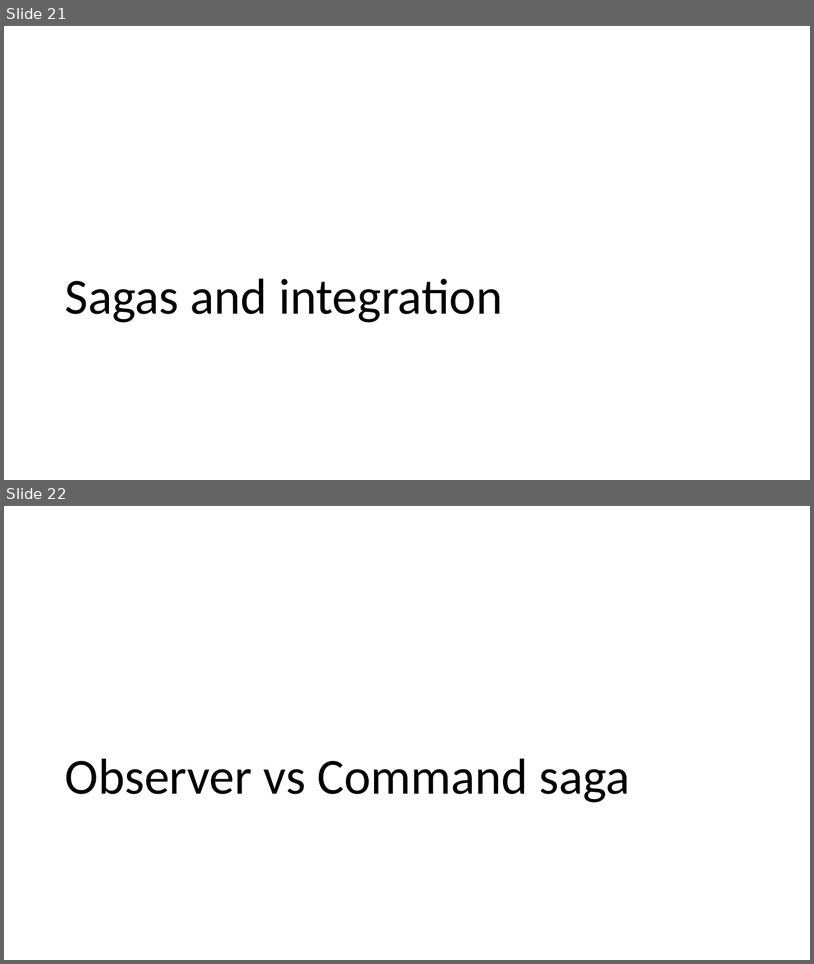
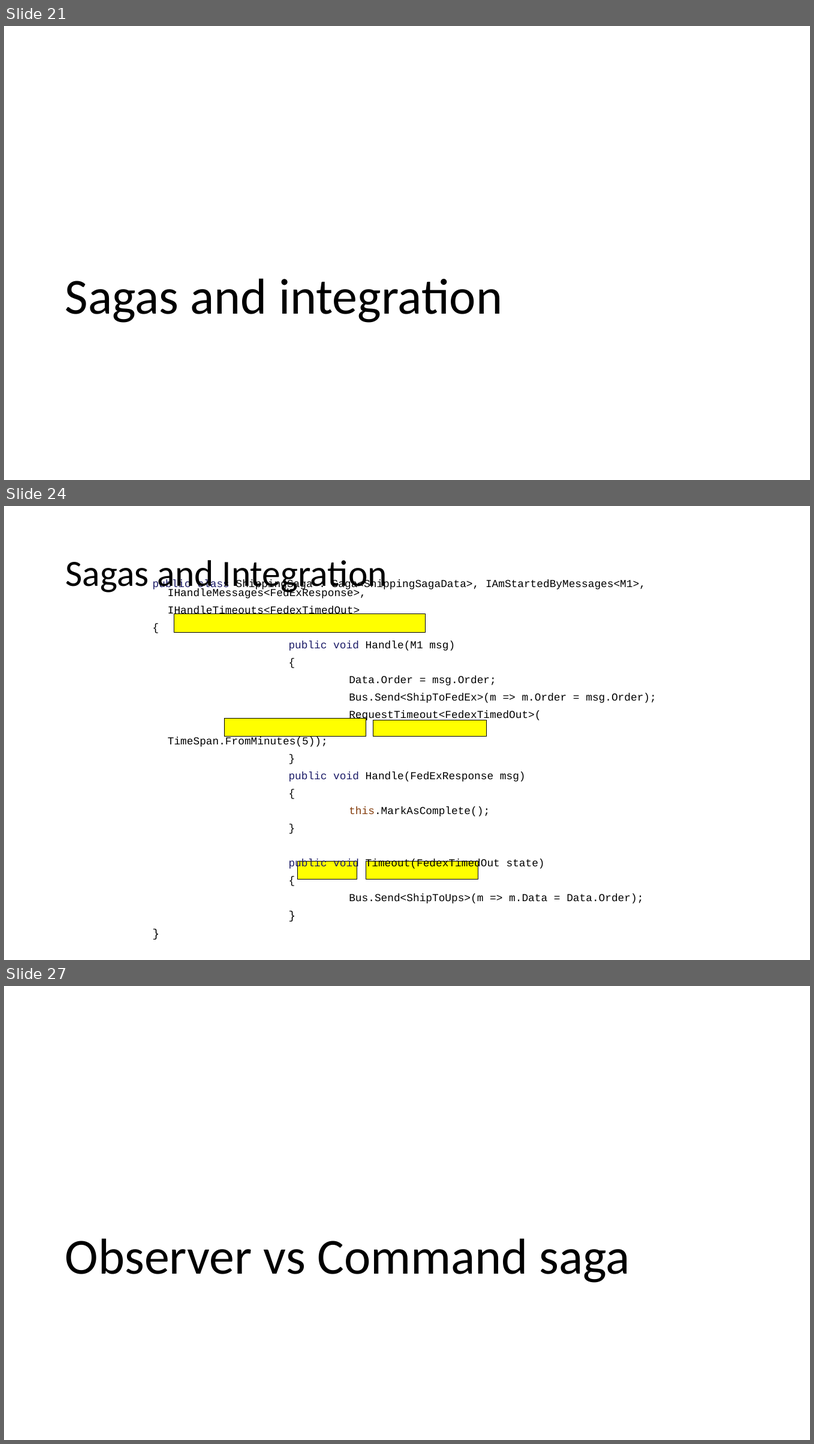
Before and after one commit to Particular/SagaMasterClass, a slide deck: SagaMasterClass.pptx. Shown one above the other, each under a label of ours: slides 21 and 22 before the commit, slides 21, 24 and 27 after it; the slides between them are not shown. The pictures are 814x964 and 814x1444 pixels, drawn with LibreOffice and Linux fonts; fonts in the diff are those of the drawing. Boxes give left, top, right and bottom in pixels: in the first picture for what was removed or moved away, otherwise in the second. Text is boxed around its words. In the diff, an @@ line names an element or a change of style, - is before the commit and + after.

Commit message:
Adding shipping endpoint

```diff
--- a/SagaMasterClass.pptx
+++ b/SagaMasterClass.pptx
@@ slide 24 added at box(4, 506, 810, 960), background #FFFFFF @@
@@ title added at box(65, 560, 387, 595), 44 pt, text #000000 @@
+Sagas and Integration
@@ text added at box(153, 580, 656, 903), 12.7 pt, text #000000 @@
+public class ShippingSaga : Saga<ShippingSagaData>, IAmStartedByMessages<M1>, IHandleMessages<FedExResponse>,
+IHandleTimeouts<FedexTimedOut>
+{
+public void Handle(M1 msg)
+{
+Data.Order = msg.Order;
+Bus.Send<ShipToFedEx>(m => m.Order = msg.Order);
+RequestTimeout<FedexTimedOut>(
+TimeSpan.FromMinutes(5));
+}
+public void Handle(FedExResponse msg)
+{
+this.MarkAsComplete();
+}
+public void Timeout(FedexTimedOut state)
+{
+Bus.Send<ShipToUps>(m => m.Data = Data.Order);
+}
+}
@@ rectangle added at box(174, 613, 426, 632), fill #FFFF00, outline #000000 0.75 pt @@
@@ rectangle added at box(224, 718, 366, 736), fill #FFFF00, outline #000000 0.75 pt @@
@@ rectangle added at box(373, 720, 486, 736), fill #FFFF00, outline #000000 0.75 pt @@
@@ rectangle added at box(297, 861, 357, 879), fill #FFFF00, outline #000000 0.75 pt @@
@@ rectangle added at box(366, 861, 478, 879), fill #FFFF00, outline #000000 0.75 pt @@
@@ what was slide 22 is now slide 27 @@
```
Also in this commit, not shown: 4 other slides added, 5 other files.
